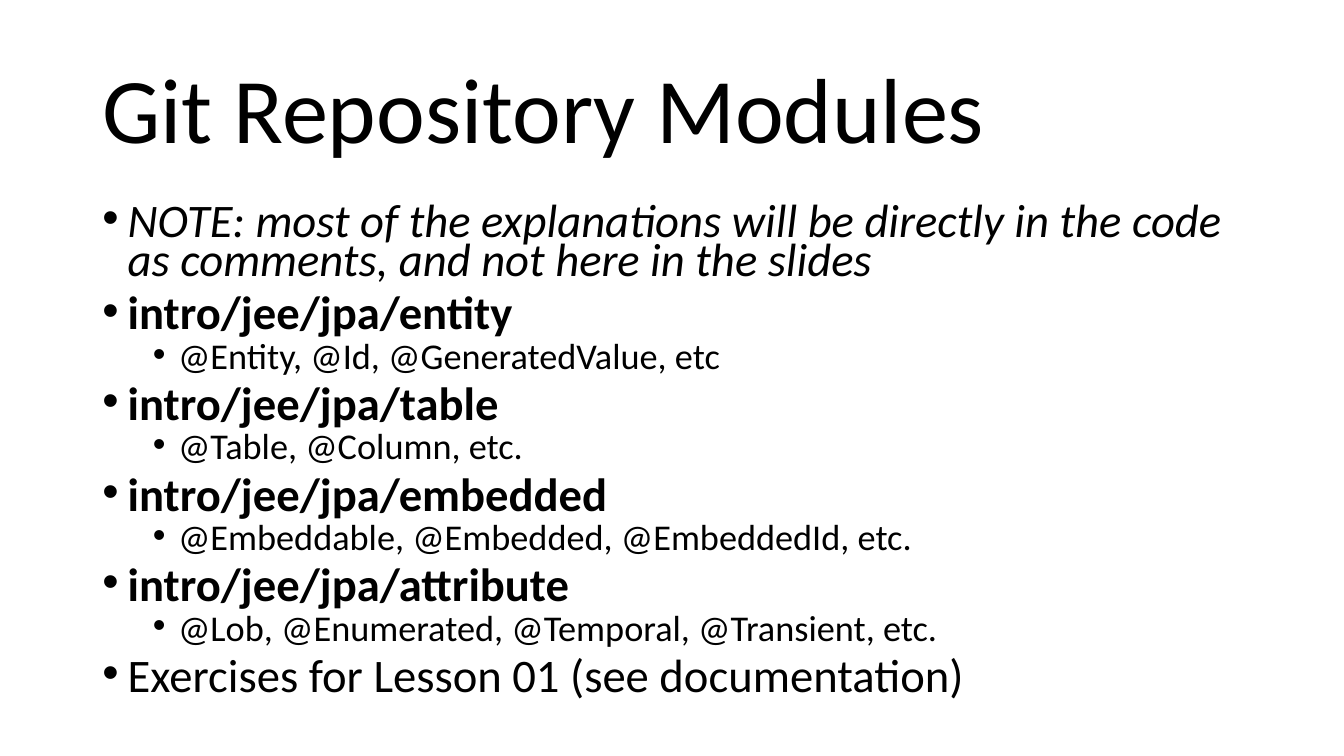
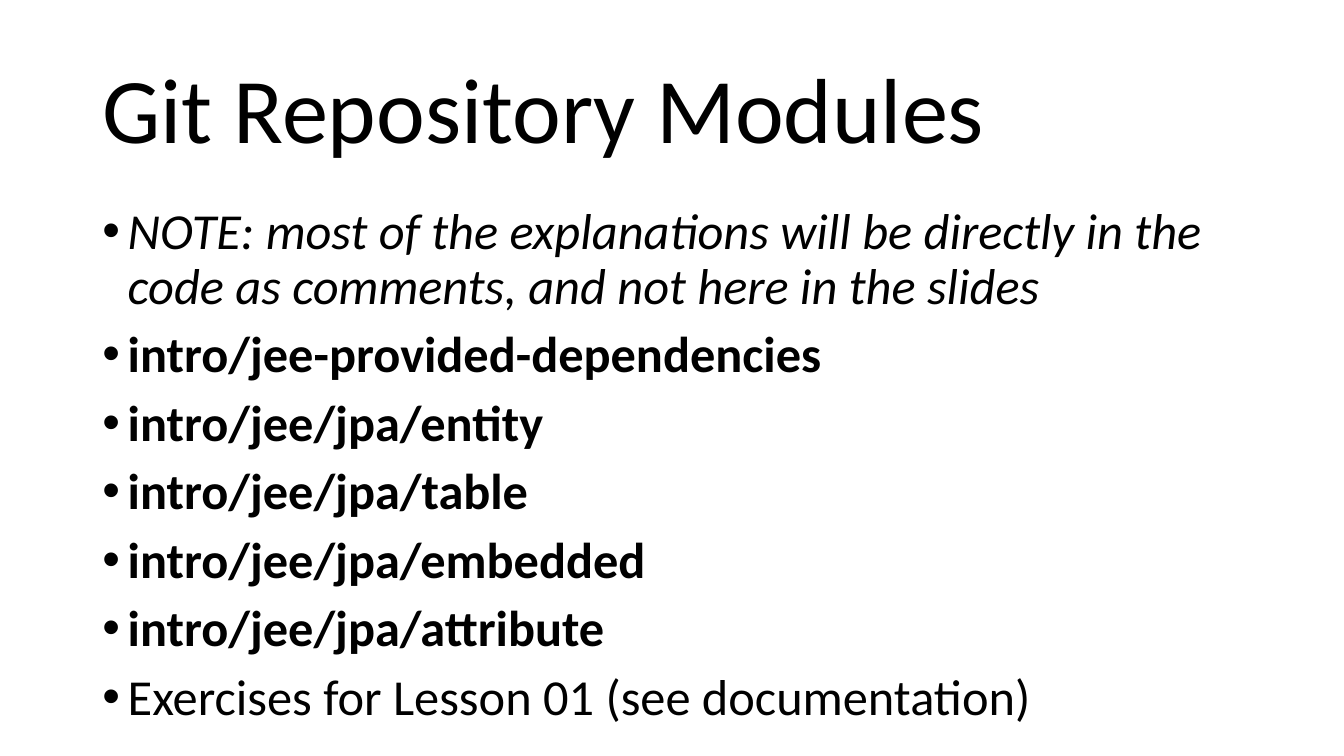
Before and after one commit to arcuri82/testing_security_development_enterprise_systems, a slide deck: slide 49 of doc/intro/slides/lesson_01_intro.pptx (slide 47 before the commit). Drawn at 1344x756 pixels with LibreOffice and Linux fonts; fonts in the diff are those of the drawing. Boxes give left, top, right and bottom in pixels: in the first picture for what was removed or moved away, otherwise in the second. Text is boxed around its words. In the diff, an @@ line names an element or a change of style, - is before the commit and + after.

```diff
--- a/doc/intro/slides/lesson_01_intro.pptx
+++ b/doc/intro/slides/lesson_01_intro.pptx
@@ text at [128,214,1201,722]: size 33.3 to 36 pt in "NOTE: most of the explanations will be ...", "intro/jee/jpa/entity", "intro/jee/jpa/table", "intro/jee/jpa/embedded" and 2 more places; line spacing 0.7 to 0.9 @@
@@ text at [128,336,822,381]: paragraph added @@
+• intro/jee-provided-dependencies
@@ text at [178,343,720,375]: paragraph removed @@
-  • @Entity, @Id, @GeneratedValue, etc
@@ text at [178,433,523,464]: paragraph removed @@
-  • @Table, @Column, etc.
@@ text at [178,524,912,555]: paragraph removed @@
-  • @Embeddable, @Embedded, @EmbeddedId, etc.
@@ text at [178,615,937,647]: paragraph removed @@
-  • @Lob, @Enumerated, @Temporal, @Transient, etc.
```
Also in this commit, not shown: 34 other slides changed, 3 slides added, 1 slide removed, 4 other files.
